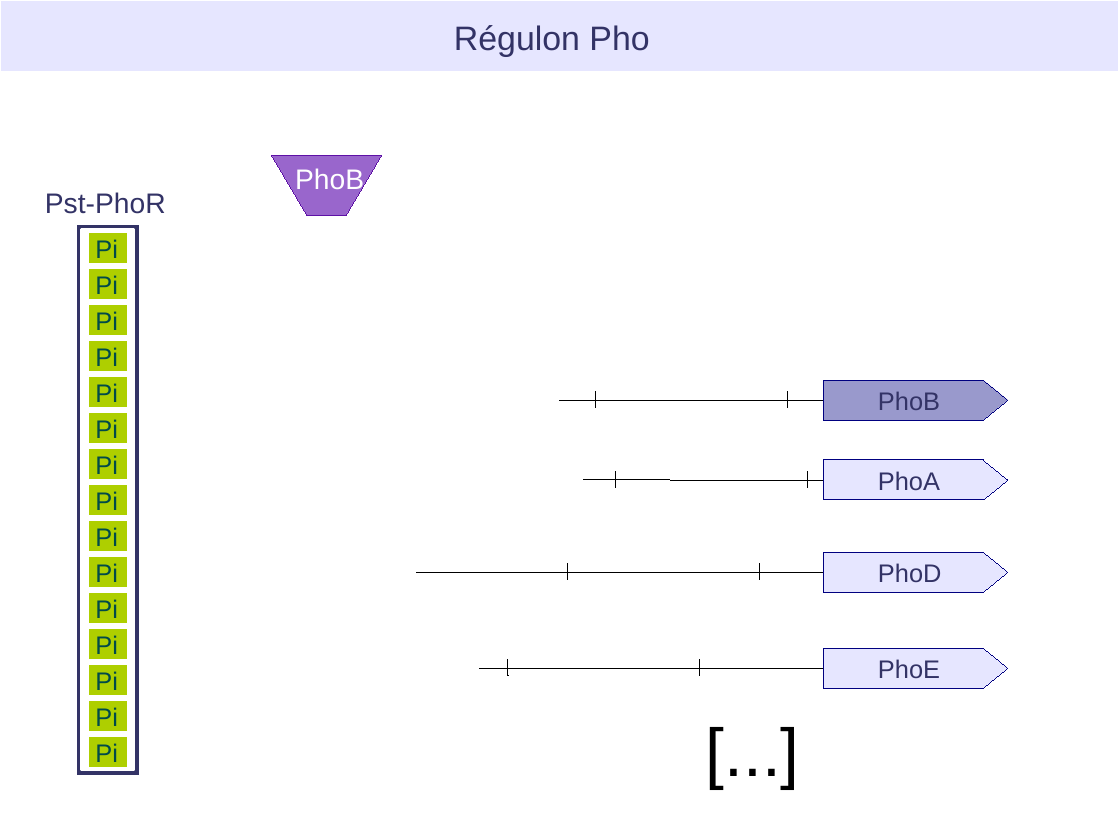
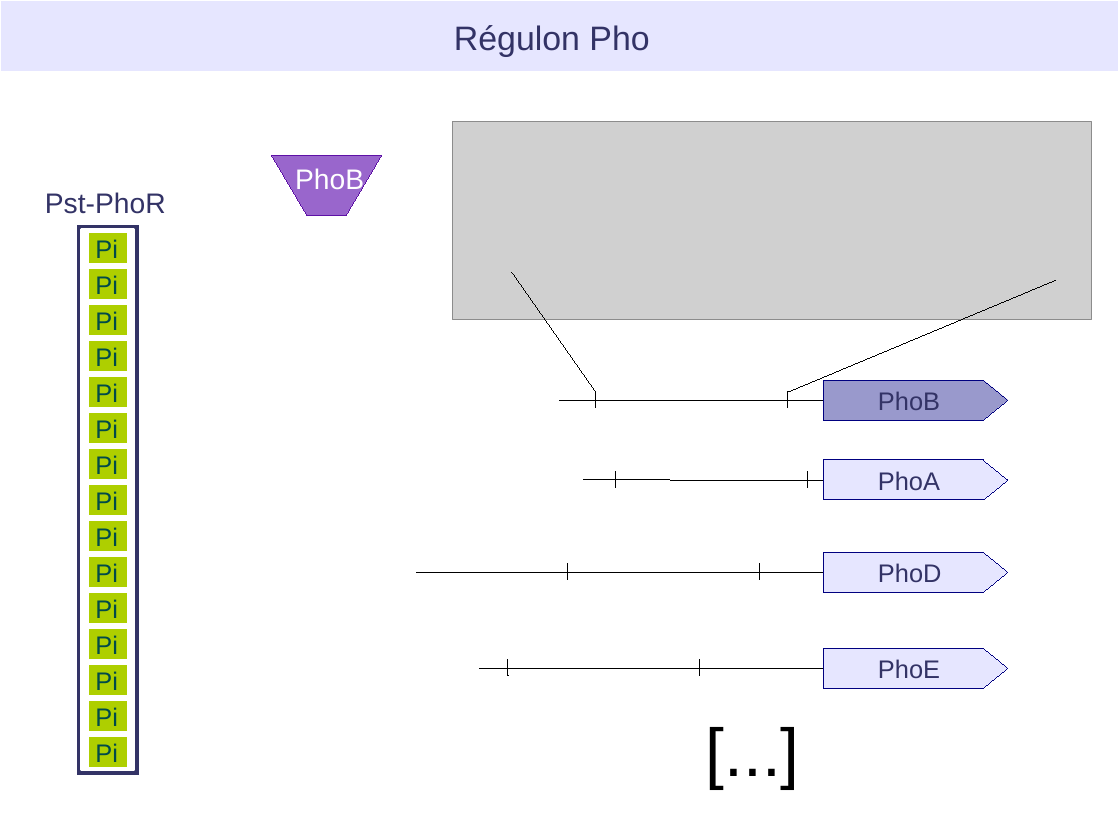
Before and after one commit to NikaAb/Projet-REGULON-GNOM, a slide deck: slide 3 of Presentation/Projet_Regulon_presentation [Repaired].odp (slide 1 before the commit). Drawn at 1120x840 pixels with LibreOffice and Linux fonts; fonts in the diff are those of the drawing; grey boxes stand for pictures. Boxes give left, top, right and bottom in pixels: in the first picture for what was removed or moved away, otherwise in the second. Text is boxed around its words. In the diff, an @@ line names an element or a change of style, - is before the commit and + after.

```diff
--- a/Presentation/Projet_Regulon_presentation [Repaired].odp
+++ b/Presentation/Projet_Regulon_presentation [Repaired].odp
@@ picture added at [452,121,1092,320] @@
@@ freeform shape added at [512,272,597,392], outline #000000 0 pt @@
@@ freeform shape added at [789,281,1057,392], outline #000000 0 pt @@
```
Also in this commit, not shown: 7 other slides changed, 1 slide added, 1 slide removed, 2 other files.
